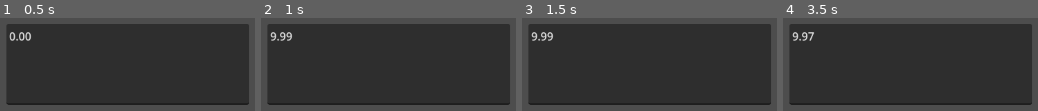
Above: before the commit, frames 1-4 (left to right).
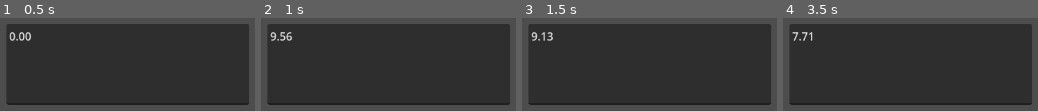
Above: after the commit, the same moments.

Repository: jkingd0n/gmtk-2025
Game: Godot game, scene res://scenes/Main_Game.tscn
Two runs of this game, one before a commit and one after it. Both use one fixed random seed, a clock stepped at 60 frames per second and the inputs below. The project has no main scene, so this scene is started directly.
Inputs:
- Up to frame 1 (0.5 s): no input
- Up to frame 2 (1 s): tap Enter at 0.5 s; hold Space (accel) from 0.53 s (still down)
- Up to frame 3 (1.5 s): release Space (accel) at 1.28 s
- Up to frame 4 (3.5 s): tap Space (accel) at 2 s; hold Space (accel) from 2.03 s (still down)

Frame 1 is identical in both runs. In frame 2, 0.3% of the frame differs, in the area x 7-13%, y 15-25%; in frame 3, 0.3%; in frame 4, 0.5%, in the area x 3-13%, y 15-25%.

Commit message:
folder structure

Diff:
--- a/project.godot
+++ b/project.godot
@@ -11,7 +11,7 @@
 [application]
 
 config/name="Hamster loop"
-config/features=PackedStringArray("4.3", "GL Compatibility")
+config/features=PackedStringArray("4.4", "GL Compatibility")
 config/icon="res://icon.svg"
 
 [input]
--- a/scenes/Main_Game.tscn
+++ b/scenes/Main_Game.tscn
@@ -1,9 +1,11 @@
 [gd_scene load_steps=2 format=3 uid="uid://7asfedg7unoy"]
 
-[ext_resource type="Script" path="res://scenes/main_game.gd" id="1_vy804"]
+[ext_resource type="Script" uid="uid://b8d4s0a4v5j4e" path="res://scripts/main_game.gd" id="1_vy804"]
 
 [node name="Node2D" type="Node2D"]
 script = ExtResource("1_vy804")
+timeout = 1.0
+decelCoefficient = 0.01
 
 [node name="text" type="TextEdit" parent="."]
 offset_left = -176.0
Renamed: scenes/main_game.gd -> scripts/main_game.gd
Not shown, added: scripts/main_game.gd.uid
Not shown, added: spritesheets/run.png.import
Not shown, added: spritesheets/spin.png.import
